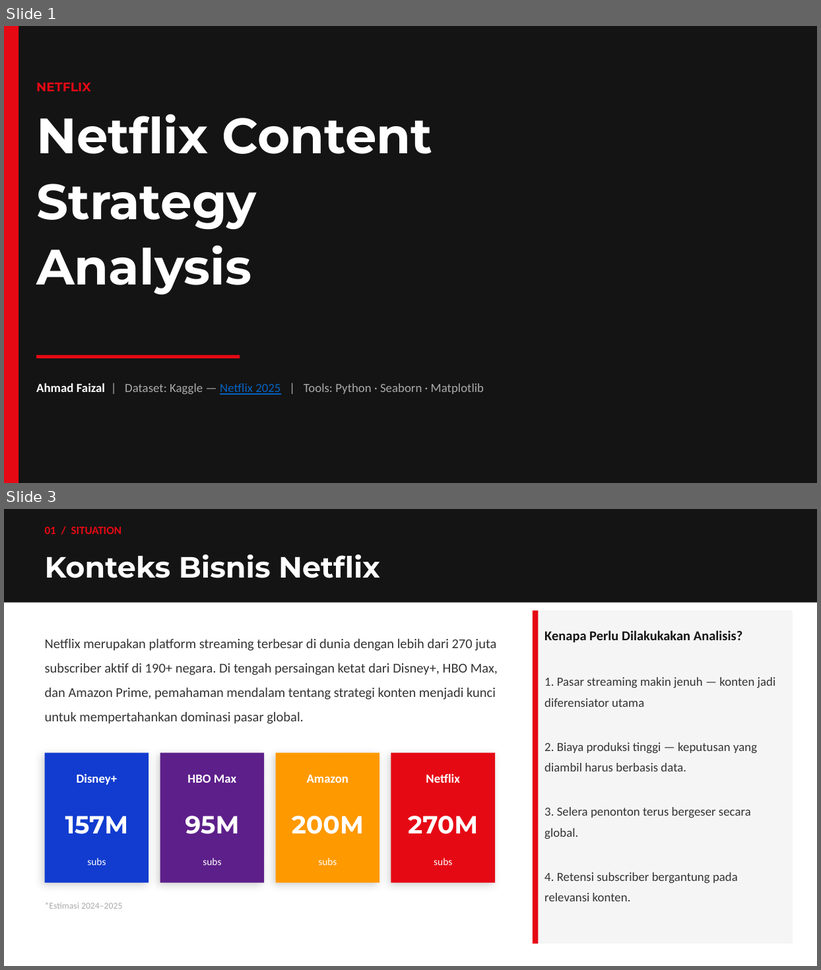
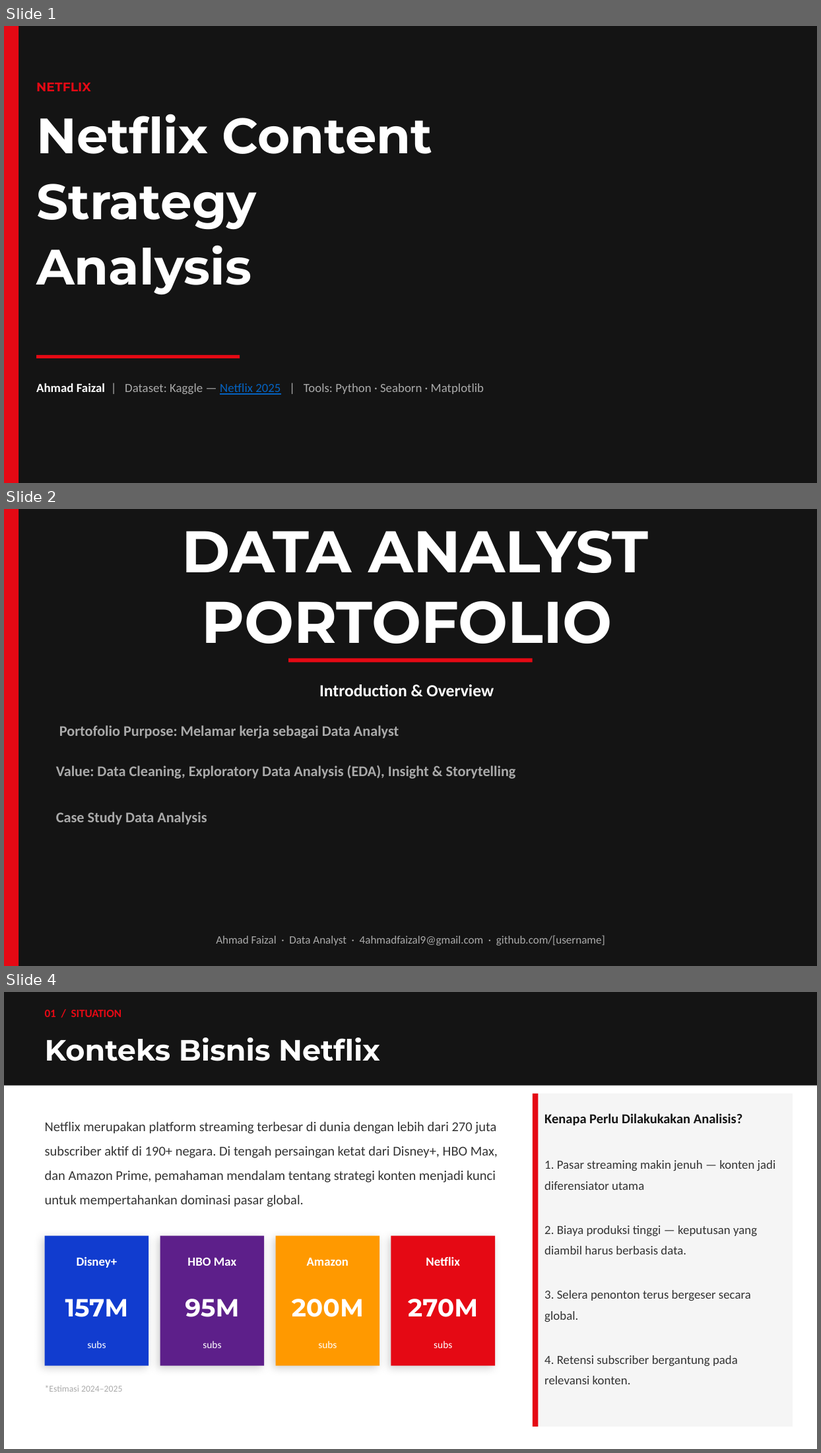
Before and after one commit to ahmadf9/netflix-content-strategy-analysis, a slide deck: Study Case - Ahmad Faizal- Netflix_Content_Strategy_Analysis.pptx. Shown one above the other, each under a label of ours: slides 1 and 3 before the commit, slides 1, 2 and 4 after it; the slides between them are not shown. The pictures are 821x970 and 821x1453 pixels, drawn with LibreOffice and Linux fonts; fonts in the diff are those of the drawing. Boxes give left, top, right and bottom in pixels: in the first picture for what was removed or moved away, otherwise in the second. Text is boxed around its words. In the diff, an @@ line names an element or a change of style, - is before the commit and + after.

```diff
--- a/Study Case - Ahmad Faizal- Netflix_Content_Strategy_Analysis.pptx
+++ b/Study Case - Ahmad Faizal- Netflix_Content_Strategy_Analysis.pptx
@@ slide 2 added at (4,509,817,966), background #141414 @@
@@ rectangle added at (4,509,19,966), fill #E50914 @@
@@ text added at (182,530,649,644), 52 pt, text #FFFFFF, bold @@
+DATA ANALYST PORTOFOLIO
@@ rectangle added at (288,659,533,663), fill #E50914 @@
@@ text added at (319,685,494,696), 15 pt, text #FFFFFF, bold @@
+Introduction & Overview
@@ text added at (59,725,399,739), 13 pt, text #AAAAAA, bold @@
+Portofolio Purpose: Melamar kerja sebagai Data Analyst
@@ text added at (56,766,516,779), 13 pt, text #AAAAAA, bold @@
+Value: Data Cleaning, Exploratory Data Analysis (EDA), Insight & Storytelling
@@ text added at (56,812,207,825), 13 pt, text #AAAAAA, bold @@
+Case Study Data Analysis
@@ text added at (216,935,605,946), 10 pt, text #AAAAAA @@
+Ahmad Faizal · Data Analyst · 4ahmadfaizal9@gmail.com · github.com/[username]
@@ what was slide 3 is now slide 4 @@
```
Also in this commit, not shown: 4 slides changed, 4 other slides added, 3 slides removed, 5 other files.
